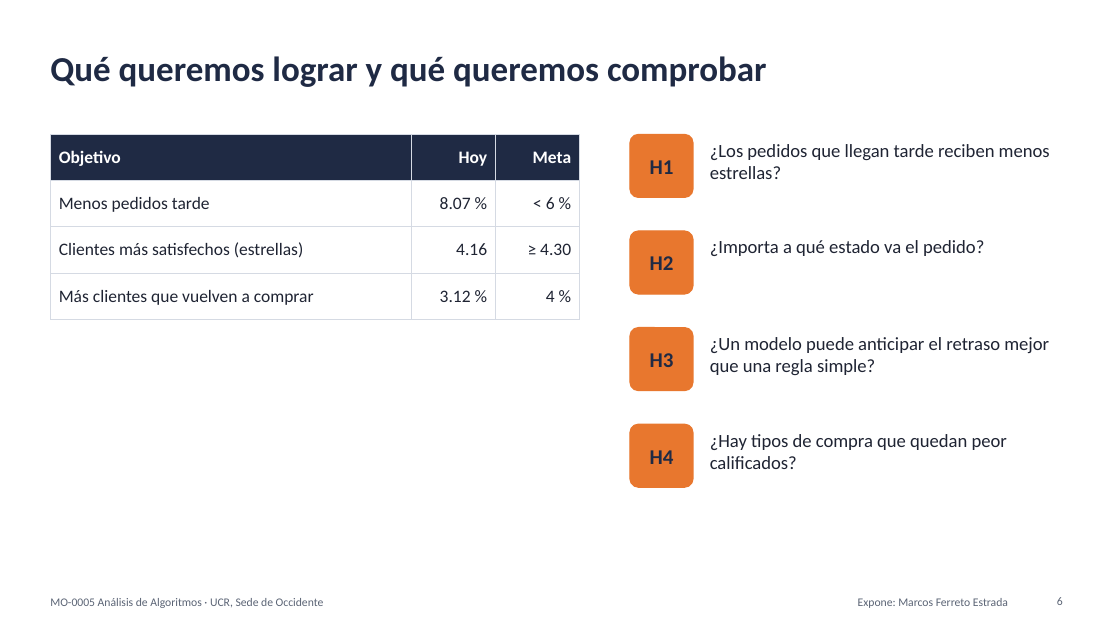
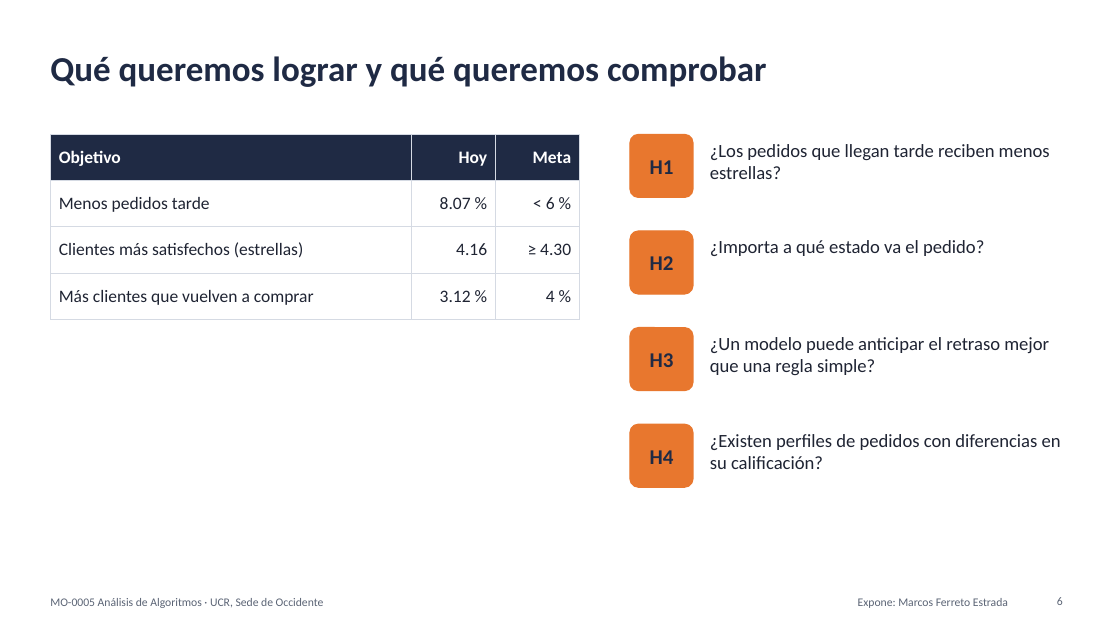
Before and after one commit to FerretoDev/mo0005-ecommerce-ml, a slide deck: slide 6 of presentacion/presentacion.pptx. Drawn at 1120x630 pixels with LibreOffice and Linux fonts; fonts in the diff are those of the drawing. Boxes give left, top, right and bottom in pixels: in the first picture for what was removed or moved away, otherwise in the second. Text is boxed around its words. In the diff, an @@ line names an element or a change of style, - is before the commit and + after.

```diff
--- a/presentacion/presentacion.pptx
+++ b/presentacion/presentacion.pptx
@@ text at bbox=[710, 434, 1061, 469]: text changed @@
-¿Hay tipos de compra que quedan peor calificados?
+¿Existen perfiles de pedidos con diferencias en su calificación?
```
Also in this commit, not shown: 7 other slides changed, 3 other files.
